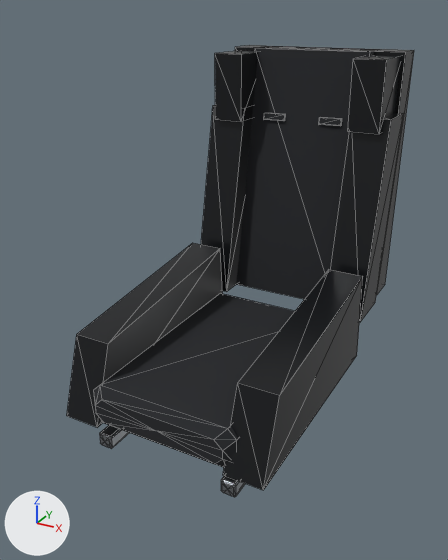
The glTF model assets/parts/interior/bucket_seat_race/hana_roadster.glb, before and after one commit.
The view is the same before and after, from a 50 mm lens placed at (0.637, -1.094, 0.929), pointed at (-0.015, 0.092, 0.336). The axes (+X, +Y, +Z) are drawn at lower left. The lights are the same throughout. The picture after the commit comes second. Mesh edges are drawn as thin lines. Vertices at exactly the same position are counted once.

The older version as bpy lines, for what is in view:
```python
me_model = bpy.data.meshes.new('model')
me_model.from_pydata(...)  # 216 vertices, 376 faces; spans x -0.56..0.56, y -1.0..1.0, z -0.93..0.93
# faces by material slot: [128, 88, 76, 84]
me_model.materials.append(mat_raw_metal)  # grey #a3a7ab
me_model.materials.append(mat_car_atlas)  # picture img_car_atlas
me_model.materials.append(mat_seat_fabric)  # black #202226
me_model.materials.append(mat_carbon)  # black #1c1e21
ob_model = bpy.data.objects.new('model', me_model)
ob_model.parent = ob_bucket_seat_race
ob_model.location = (0.0, 0.213, 0.414)
ob_model.scale = (0.444, 0.444, 0.444)
```
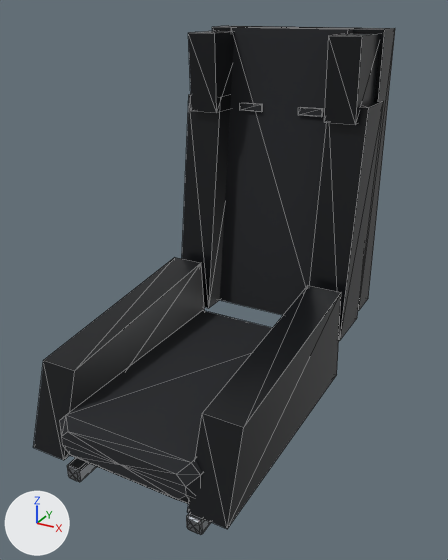
Where the change shows, as pixel boxes (x1, y1, x2, y2) in the pictures (448 x 560 px; the box of a moved part takes in the faces that stretch with it):
'model', reshaped, moved, rescaled (13% taller): before (67, 45, 414, 497); after (33, 26, 395, 535)
part 1 of me_model, moved or reshaped: before (99, 425, 129, 449); after (67, 458, 96, 482)
part 2 of me_model, moved or reshaped: before (221, 476, 245, 497); after (186, 513, 211, 535)
part 3 of me_model, moved or reshaped: before (93, 294, 295, 468); after (60, 311, 272, 504)
part 4 of me_model, moved or reshaped: before (67, 243, 222, 427); after (33, 257, 204, 460)
part 5 of me_model, moved or reshaped: before (223, 270, 363, 490); after (187, 286, 341, 529)
part 6 of me_model, moved or reshaped: before (215, 51, 258, 122); after (188, 31, 235, 113)
part 7 of me_model, moved or reshaped: before (348, 55, 401, 134); after (324, 34, 380, 125)
part 8 of me_model, moved or reshaped: before (264, 113, 286, 121); after (240, 103, 263, 112)
part 9 of me_model, moved or reshaped: before (319, 117, 342, 126); after (298, 107, 323, 117)
part 10 of me_model, moved or reshaped: before (201, 45, 414, 322); after (182, 26, 395, 341)

The edits, one by one:
me_model is used by ob_model.
me_model had 216 vertices, 376 faces and spanned x -0.56..0.56, y -1.0..1.0, z -0.93..0.93.
me_model now has 216 vertices, 376 faces and spans x -0.53..0.53, y -0.97..0.97, z -1.0..1.0.
me_model part 1: the loose piece of 34 vertices spanning x -0.4..-0.32, y -0.95..0.38, z -0.93..-0.85 is moved by (0.02, 0.03, -0.07).
me_model part 2: the loose piece of 34 vertices spanning x 0.32..0.4, y -0.95..0.38, z -0.93..-0.85 is moved by (-0.02, 0.03, -0.07).
me_model part 3: the loose piece of 34 vertices spanning x -0.41..0.41, y -1.0..0.32, z -0.77..-0.55 is scaled about its middle by (0.938, 1.01, 1.01), then moved by (0.0, 0.03, -0.07).
me_model part 4: the loose piece of 8 vertices spanning x -0.56..-0.36, y -1.0..0.32, z -0.77..-0.23 is moved by (0.03, 0.03, -0.07).
me_model part 5: the loose piece of 8 vertices spanning x 0.36..0.56, y -1.0..0.32, z -0.77..-0.23 is moved by (-0.03, 0.03, -0.07).
me_model part 6: the loose piece of 8 vertices spanning x -0.52..-0.34, y 0.49..0.85, z 0.52..0.91 is scaled about its middle by (0.93, 1.01, 1.08), then moved by (0.02, -0.04, 0.05).
me_model part 7: the loose piece of 8 vertices spanning x 0.34..0.52, y 0.49..0.85, z 0.52..0.91 is scaled about its middle by (0.93, 1.01, 1.08), then moved by (-0.02, -0.04, 0.05).
me_model part 8: the loose piece of 8 vertices spanning x -0.25..-0.11, y 0.63..0.65, z 0.52..0.56 is moved by (0.0, -0.02, 0.04).
me_model part 9: the loose piece of 8 vertices spanning x 0.11..0.25, y 0.63..0.65, z 0.52..0.56 is moved by (0.0, -0.02, 0.04).
me_model part 10: 32 of 216 vertices moved; they spanned x -0.56..0.56, y 0.32..1.0, z -0.55..0.93 and now span x -0.53..0.53, y 0.35..0.97, z -0.62..1.0; mean shift (0.0, 0.0, -0.01); largest move (-0.54, 0.8, 0.93) -> (-0.51, 0.75, 1.0).
Other edits to the shape of me_model do not show in these pictures.
Object 'model' (ob_model) moves from (0.0, 0.213, 0.414) to (0.0, 0.079, 0.442).
Object 'model' (ob_model) is rescaled from (0.444, 0.444, 0.444) to (0.442, 0.442, 0.442).
